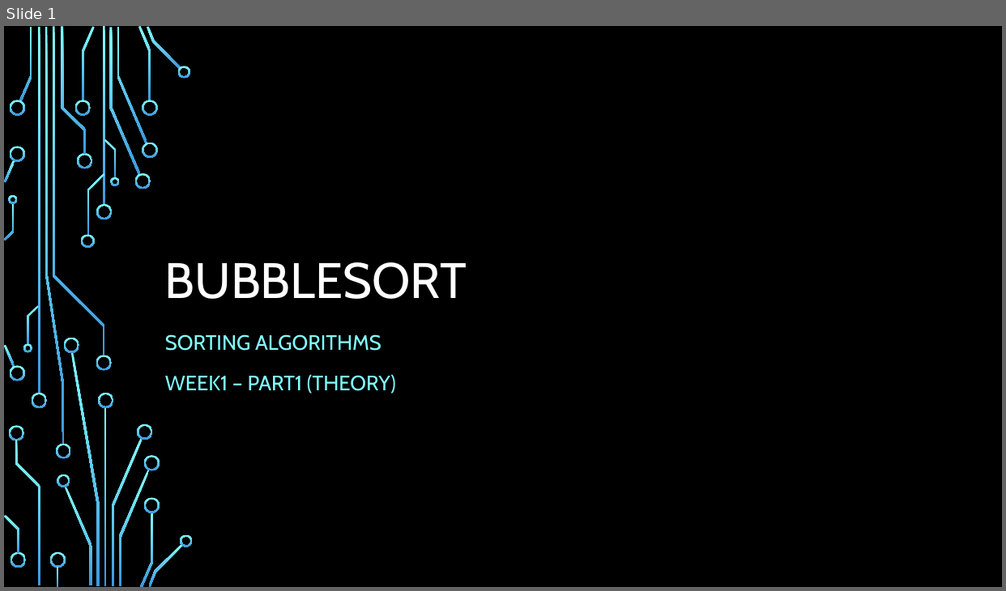
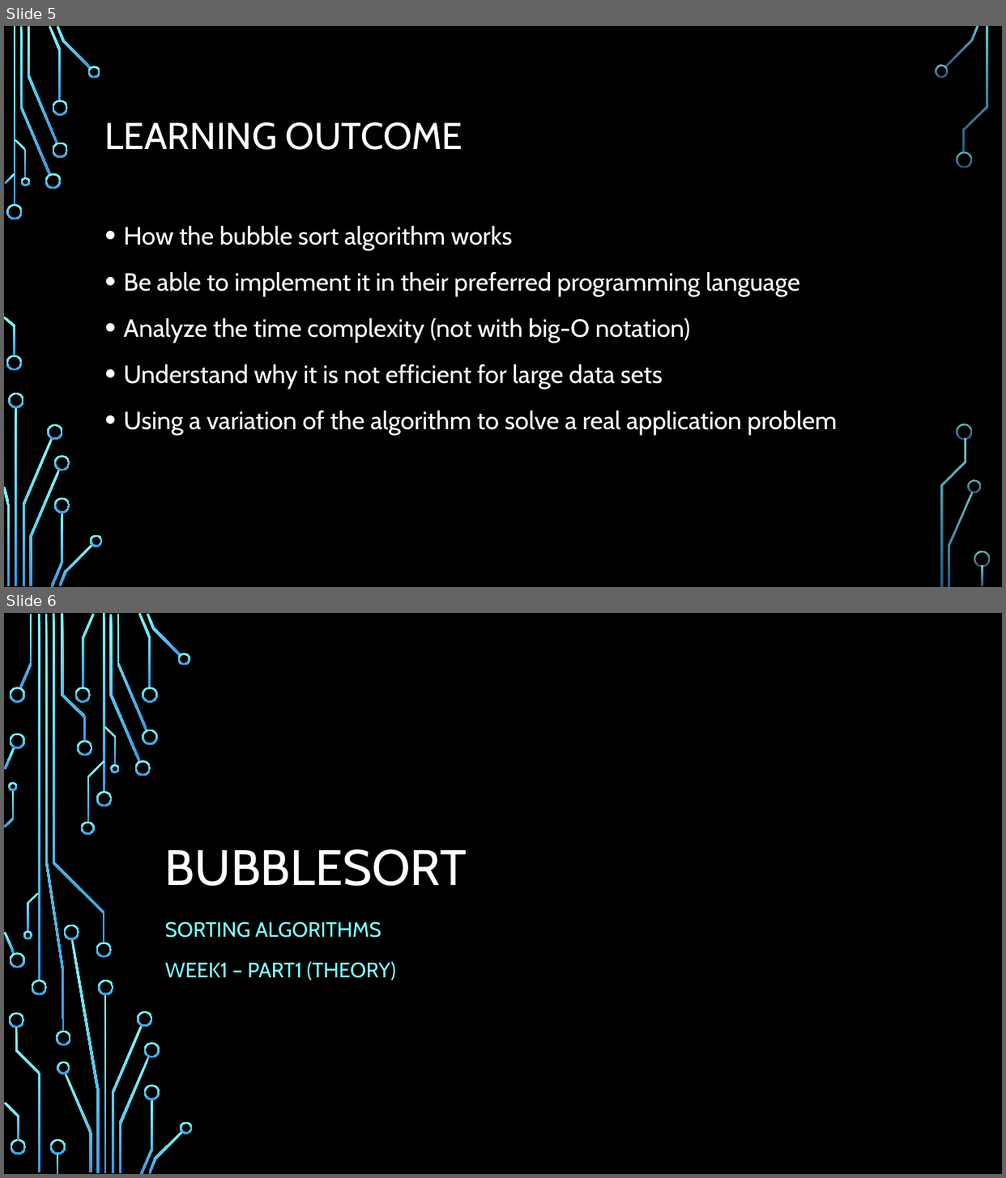
Before and after one commit to Fabianstw/MiniGamesArduino, a slide deck: LearningUnit/Presentation/BubbleSortTheoryWeek1.pptx. Shown one above the other, each under a label of ours: slide 1 before the commit, slides 5 and 6 after it. The pictures are 1006x591 and 1006x1178 pixels, drawn with LibreOffice and Linux fonts; fonts in the diff are those of the drawing; background and template pictures are left out. Boxes give left, top, right and bottom in pixels: in the first picture for what was removed or moved away, otherwise in the second. Text is boxed around its words. In the diff, an @@ line names an element or a change of style, - is before the commit and + after.

```diff
--- a/LearningUnit/Presentation/BubbleSortTheoryWeek1.pptx
+++ b/LearningUnit/Presentation/BubbleSortTheoryWeek1.pptx
@@ slide 5 added at bbox=[4, 26, 1002, 587], background picture (left out) @@
@@ title added at bbox=[105, 122, 462, 150], 36 pt, text #FFFFFF @@
+LEARNING OUTCOME
@@ text added at bbox=[124, 226, 837, 435], 24 pt, text #FFFFFF @@
+• How the bubble sort algorithm works
+• Be able to implement it in their preferred programming language
+• Analyze the time complexity (not with big-O notation)
+• Understand why it is not efficient for large data sets
+• Using a variation of the algorithm to solve a real application problem
@@ group added at bbox=[4, 26, 990, 587]: 33 freeform shapes, 3 rectangles @@
@@ what was slide 1 is now slide 6 @@
```
Also in this commit, not shown: 6 other slides added, 2 other files.
